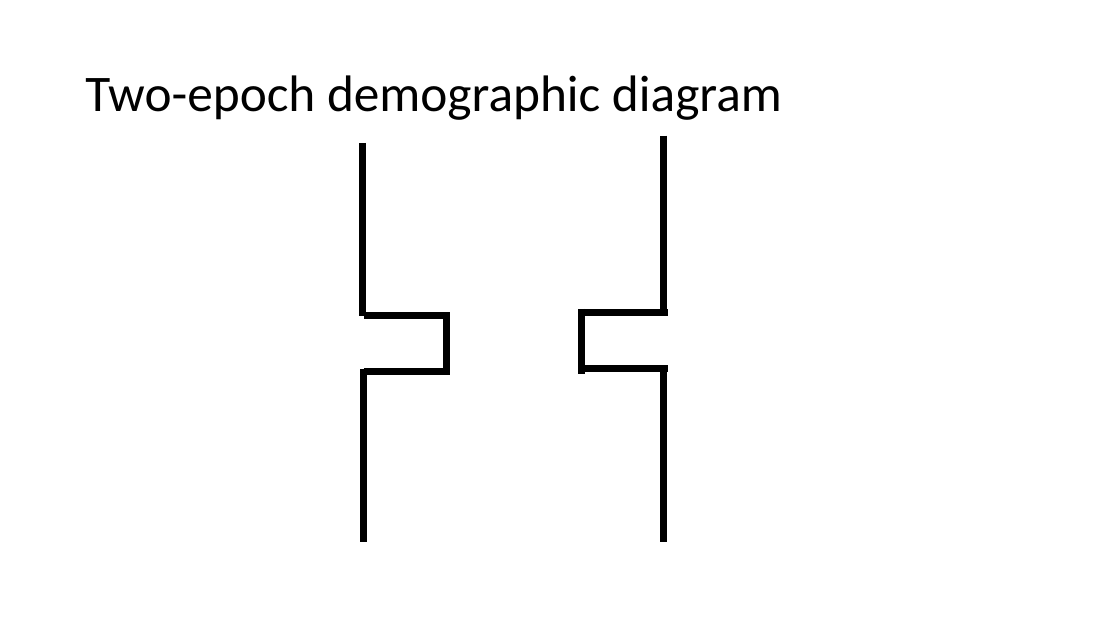
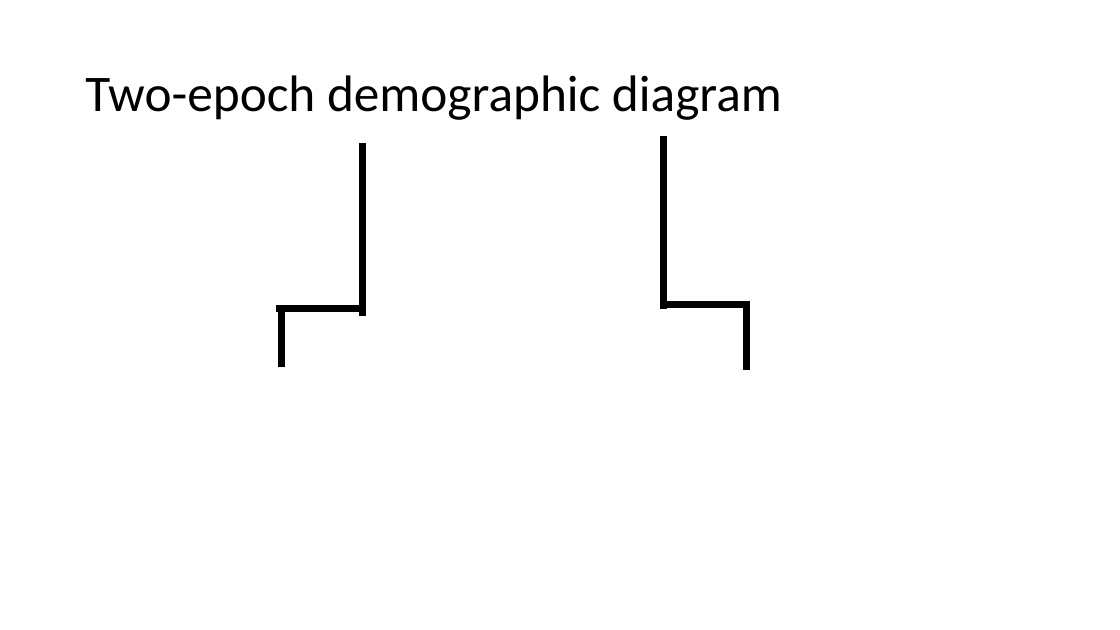
Before and after one commit to jon-mah/demo_for_ccgb, a slide deck: slide 16 of Summary/20210118_demo_for_ccgb_rotation_update.pptx. Drawn at 1120x630 pixels with LibreOffice and Linux fonts; fonts in the diff are those of the drawing. Boxes give left, top, right and bottom in pixels: in the first picture for what was removed or moved away, otherwise in the second. Text is boxed around its words. In the diff, an @@ line names an element or a change of style, - is before the commit and + after.

```diff
--- a/Summary/20210118_demo_for_ccgb_rotation_update.pptx
+++ b/Summary/20210118_demo_for_ccgb_rotation_update.pptx
@@ line moved from (364, 315) - (450, 315) to (276, 309) - (362, 309) @@
@@ line moved from (446, 316) - (446, 374) to (281, 309) - (281, 367) @@
@@ line moved from (581, 313) - (668, 313) to (664, 305) - (750, 305) @@
@@ line moved from (581, 309) - (581, 374) to (747, 305) - (747, 370) @@
@@ line removed from (364, 371) to (450, 371) @@
@@ line removed from (364, 369) to (364, 542) @@
@@ line removed from (581, 369) to (668, 369) @@
@@ line removed from (664, 369) to (664, 542) @@
```
Also in this commit, not shown: 1 other slide changed, 9 other files.
